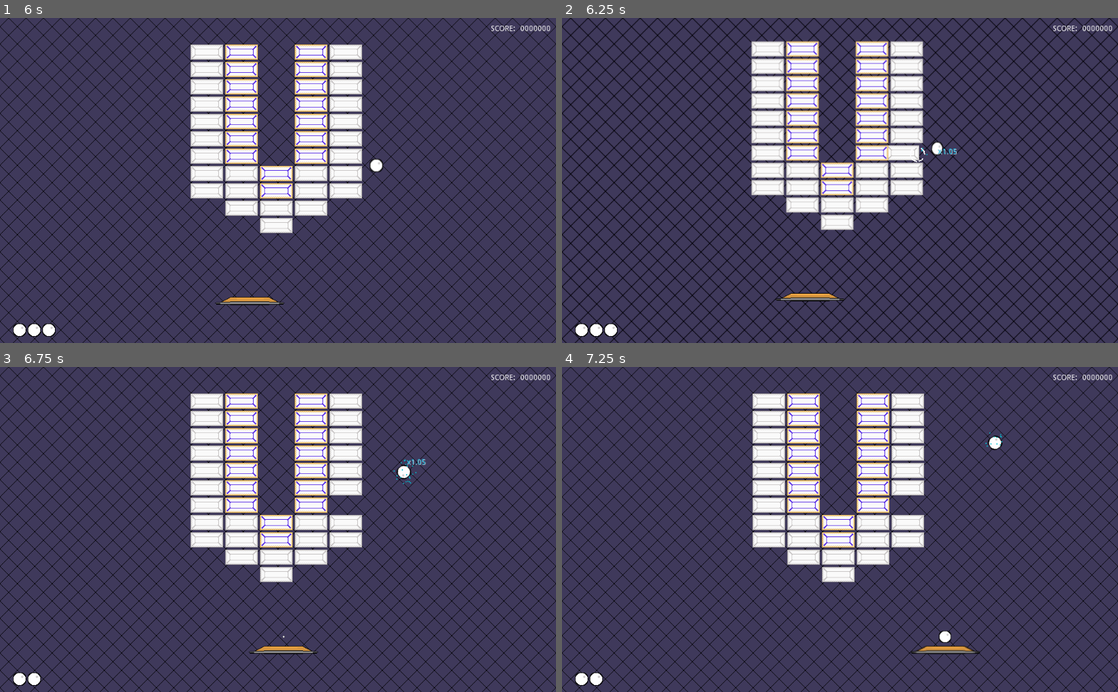
Above: before the commit, frames 1-4 (two rows, left to right).
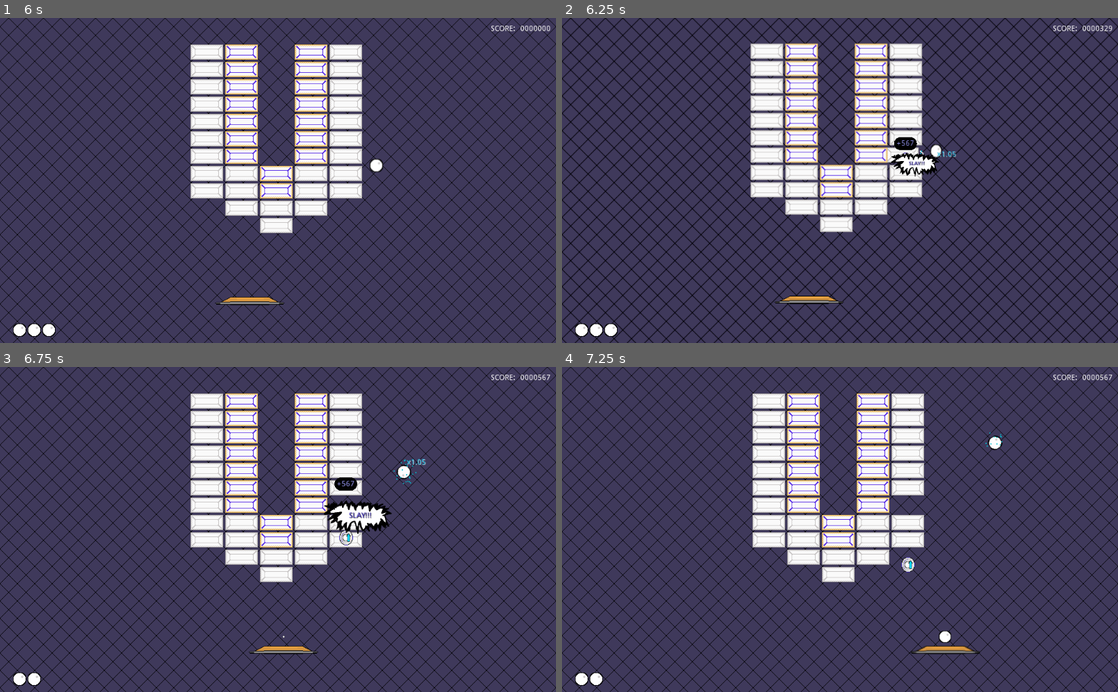
Above: after the commit, the same moments.

Repository: Anatolij-Grigorjev/Breakout4Godot
Game: Godot game, scene res://BreakoutGame.tscn
Same seed, same stepped clock (60 frames per second), same inputs: the game is played once before the commit and once after it.
Inputs (mouse positions are in pixels of both pictures, inside the frame that each line leads up to):
- Up to frame 1 (6 s): tap Enter (ui_accept) at 0.5, 0.77, 2, 3.5, 3.77 s; move the mouse to (400, 164) at 0.52 s; hold Right (paddle_right) 0.53-1.25 s; tap Space (paddle_launch_ball) at 0.6, 3.6 s; click (400, 164) at 0.67 s; drag from (166, 196) to (250, 245) at 1.27 s; move the mouse to (333, 109) at 2.02 s; hold Right (paddle_right) 2.03-2.75 s; tap Alt at 2.1, 5.1 s; drag from (250, 245) to (111, 131) at 2.77 s; move the mouse to (444, 229) at 3.52 s; hold Left (paddle_left) 3.53-4.25 s; drag from (111, 131) to (194, 99) at 4.27 s; move the mouse to (305, 180) at 5.02 s; hold Left (paddle_left) 5.03-5.75 s; click (305, 180) at 5.17 s; drag from (194, 99) to (166, 196) at 5.77 s
- Up to frame 2 (6.25 s): no input
- Up to frame 3 (6.75 s): move the mouse to (400, 513) at 6.52 s; hold Right (paddle_right) from 6.53 s (still down); tap Space (paddle_launch_ball) at 6.6 s
- Up to frame 4 (7.25 s): keep holding Right (paddle_right); tap Enter (ui_accept) at 6.77 s

Frame 1 is identical in both runs. In frame 2, 9.5% of the frame differs, in the area x 33-99%, y 2-89%; in frame 3, 1.0%; in frame 4, 0.1%.
Error before the commit: Invalid get index '0' (on base: 'Dictionary'). (res://BreakoutGame.gd:346)

Commit message:
fix wrong key type for points

Diff:
--- a/game/BreakoutGame.gd
+++ b/game/BreakoutGame.gd
@@ -343,7 +343,7 @@
 
 
 func _get_points_for_brick_type(ball: Ball, type: int) -> float:
-	return Utils.nvl(points_for_brick_of_type[type], 0) * ball.currentSpeedupCoef()
+	return Utils.nvl(points_for_brick_of_type[str(type)], 0) * ball.currentSpeedupCoef()
 
 
 func _fire_collision_particles(collision: KinematicCollision2D):
